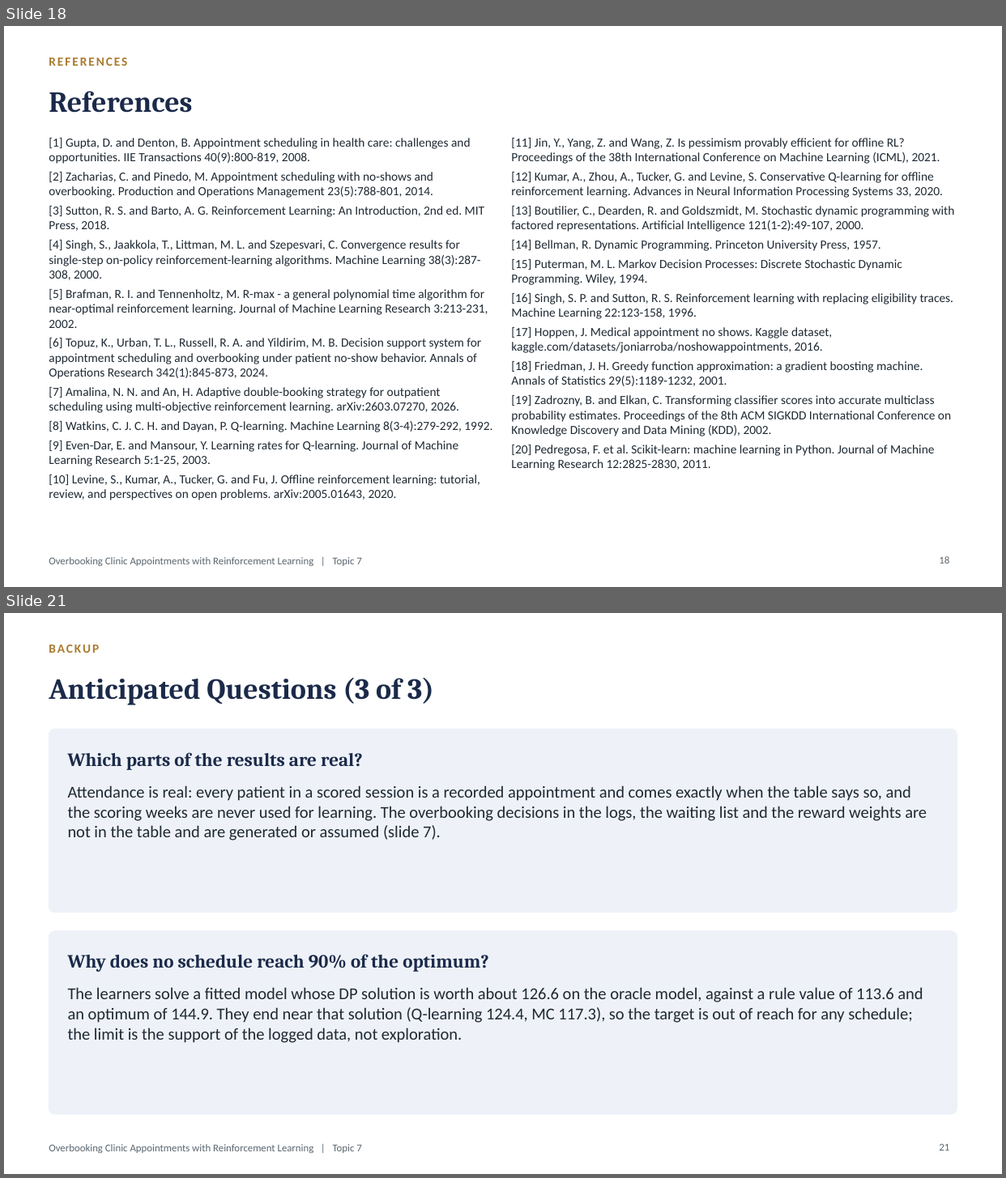
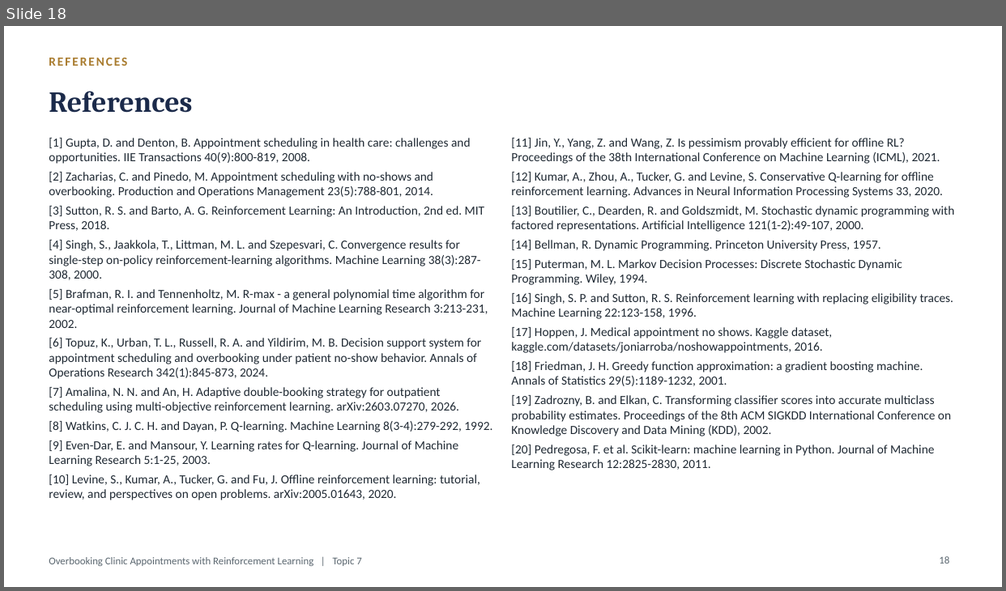
Before and after one commit to Nagasai-Datta/ml_lab, a slide deck: topic7/presentation/23BCE0757_THEORY_DA.pptx. Shown one above the other, each under a label of ours: slides 18 and 21 before the commit, slide 18 after it; the slides between them are not shown. The pictures are 1006x1178 and 1006x591 pixels, drawn with LibreOffice and Linux fonts; fonts in the diff are those of the drawing. Boxes give left, top, right and bottom in pixels: in the first picture for what was removed or moved away, otherwise in the second. Text is boxed around its words. In the diff, an @@ line names an element or a change of style, - is before the commit and + after.

```diff
--- a/topic7/presentation/23BCE0757_THEORY_DA.pptx
+++ b/topic7/presentation/23BCE0757_THEORY_DA.pptx
@@ slide 21 removed at <box>4,613,1002,1174</box>, background #FFFFFF; not listed: 1 template element that a slide beside it also shows @@
@@ text removed at <box>49,645,99,653</box> @@
-BACKUP
@@ title removed at <box>49,678,434,705</box> @@
-Anticipated Questions (3 of 3)
@@ rounded rectangle removed at <box>49,729,957,913</box> @@
@@ text removed at <box>68,752,363,770</box> @@
-Which parts of the results are real?
@@ text removed at <box>68,786,927,841</box> @@
-Attendance is real: every patient in a scored session is a recorded appointment and comes exactly when the table says so, and the scoring weeks are never used for learning. The overbooking decisions in the logs, the waiting list and the reward weights are not in the table and are generated or assumed (slide 7).
@@ rounded rectangle removed at <box>49,931,957,1114</box> @@
@@ text removed at <box>68,954,489,972</box> @@
-Why does no schedule reach 90% of the optimum?
@@ text removed at <box>68,987,923,1043</box> @@
-The learners solve a fitted model whose DP solution is worth about 126.6 on the oracle model, against a rule value of 113.6 and an optimum of 144.9. They end near that solution (Q-learning 124.4, MC 117.3), so the target is out of reach for any schedule; the limit is the support of the logged data, not exploration.
@@ page number removed at <box>939,1144,949,1151</box> @@
-21
```
Also in this commit, not shown: 3 slides changed, 2 other slides removed, 1 other file.
